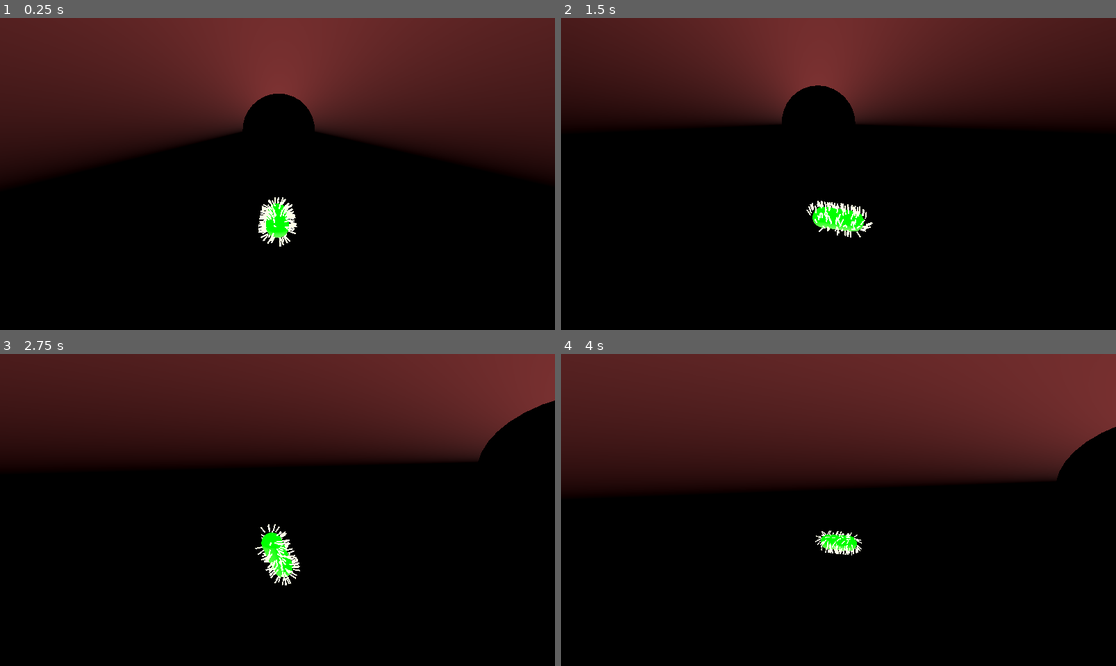
Above: before the commit, frames 1-4 (two rows, left to right).
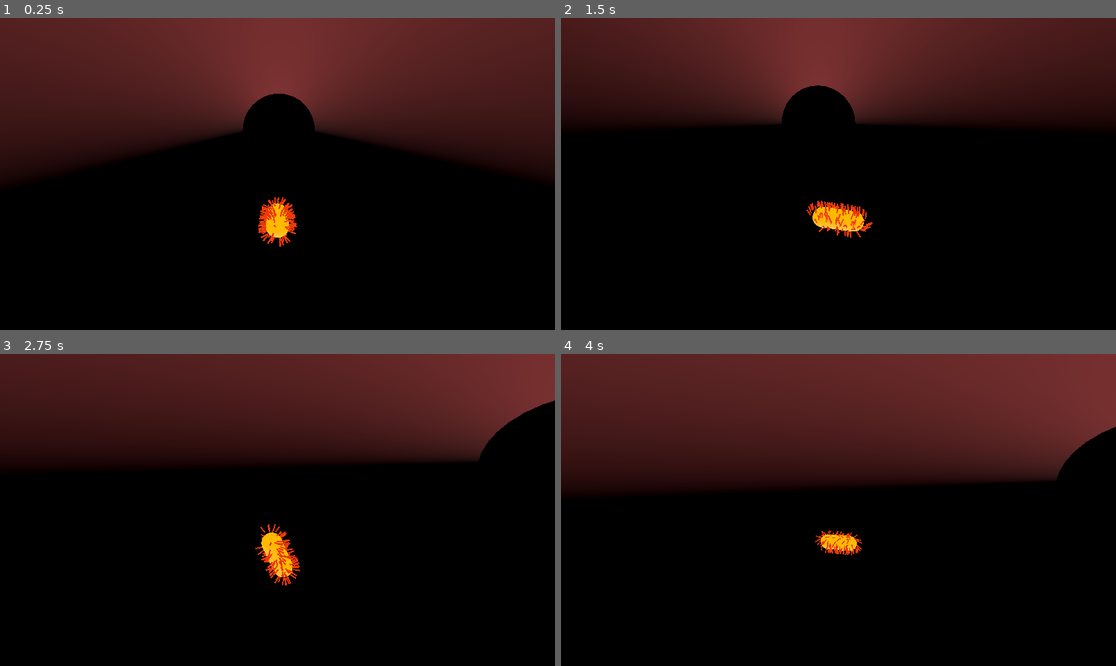
Above: after the commit, the same moments.

Repository: NR5P/bio-mission
Game: Godot game, scene res://main.tscn
Two runs of this game, one before a commit and one after it. Both use one fixed random seed, a clock stepped at 60 frames per second and the inputs below.
Inputs:
- Up to frame 1 (0.25 s): no input
- Up to frame 2 (1.5 s): hold D 0.53-1.28 s; hold Shift 0.53-1.28 s; tap Space at 0.77 s; hold Down from 1.28 s (still down); tap J at 1.35 s
- Up to frame 3 (2.75 s): tap Space at 1.52 s; release Down at 2.03 s; hold D from 2.03 s (still down); hold L from 2.03 s (still down)
- Up to frame 4 (4 s): release D at 2.78 s; release L at 2.78 s; hold Up 2.78-3.53 s; tap I at 2.85 s; tap Space at 3.02, 3.77 s; hold A from 3.53 s (still down); hold K from 3.53 s (still down)

The runs differ from the first frame. In frame 1, 0.7% of the frame differs, in the area x 46-54%, y 57-74%; in frame 2, 0.8%, in the area x 44-57%, y 58-71%; in frame 3, 0.7%; in frame 4, 0.4%.

Commit message:
made bacteria red and hairs red

Diff:
--- a/bacteria.tscn
+++ b/bacteria.tscn
@@ -9,10 +9,10 @@
 [sub_resource type="SphereShape3D" id="SphereShape3D_jncix"]
 
 [sub_resource type="StandardMaterial3D" id="StandardMaterial3D_lhcfq"]
-albedo_color = Color(0.4117647, 1, 0.28627452, 1)
+albedo_color = Color(0.83172774, 0.19798994, 0.095918514, 1)
 roughness = 0.8
 emission_enabled = true
-emission = Color(0, 0.84705883, 0, 1)
+emission = Color(0.60880965, 0.14392138, 9.62615e-08, 1)
 emission_energy_multiplier = 5.05
 subsurf_scatter_enabled = true
 subsurf_scatter_strength = 0.6
--- a/hairs.gd
+++ b/hairs.gd
@@ -11,12 +11,12 @@
 @export var sway_amount_deg: float = 15.0
 
 # Hair color controls
-@export var hair_color: Color = Color(0.85, 0.92, 0.65, 1.0)
+@export var hair_color: Color = Color(0.609, 0.144, 0.0)
 @export var hair_roughness: float = 0.9
 @export var hair_specular: float = 0.05
 
 # NEW: emission/glow controls
-@export var hair_emission_color: Color = Color(0.7, 1.0, 0.6, 1.0)
+@export var hair_emission_color: Color = Color(0.609, 0.144, 0.0)
 @export var hair_emission_energy: float = 1.5
 
 # --- Fluid pushback (per-hair, realistic) ---
